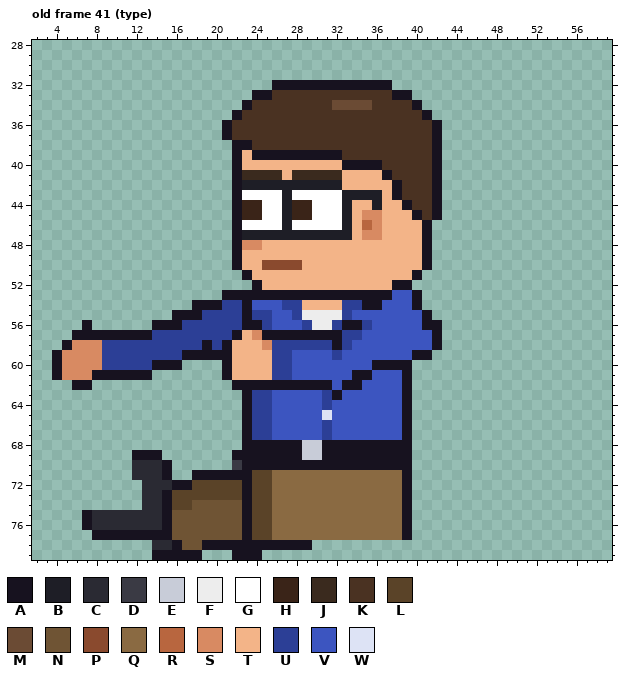
Edited in one commit: pixel-art file (sprites/staff/office_dan_left_anim.aseprite). This is how it looked before the edit.
64x80 pixels, 85 frames. Colours within 5 levels of each other are drawn and written as one. Shown: old frame 41 (type): x 2..59, y 28..79. The commit also changed other frames, which this record leaves out.
Visible layers, top first: "Glasses", "Hair", "Face", "Watch", "Near Arm", "Collar", "Belt", "Shirt", "Body", "Back Arm", "Pants", "Shoes".
Palette (. is transparent): A #17121f  B #1e1e26  C #2a2a33  D #3a3a44  E #c8ccd8  F #ededed  G #ffffff  H #3a2418  J #3a2a1e  K #4a3222  L #5a4328  M #6b4b34  N #6f5434  P #8a4a2e  Q #8a6a42  R #b8663f  S #d88a62  T #f3b488  U #2c3f96  V #3c55c0  W #dde3f5
Pixels before, old frame 41 (type) (only the part around the change), first column x 2:
28 ......................................................
29 ......................................................
30 ......................................................
31 ......................................................
32 ........................AAAAAAAAAAAA..................
33 ......................AAKKKKKKKKKKKKAA................
34 .....................AKKKKKKKKMMMMKKKKA...............
35 ....................AKKKKKKKKKKKKKKKKKKA..............
36 ...................AKKKKKKKKKKKKKKKKKKKKA.............
37 ...................AKKKKKKKKKKKKKKKKKKKKA.............
38 ....................AAKKKKKKKKKKKKKKKKKKA.............
39 ....................ATAAAAAAAAAKKKKKKKKKA.............
40 ....................ATTTTTTTTTTAAAAKKKKKA.............
41 ....................AJJJJTJJJJJTTTTAKKKKA.............
42 ....................ABBBBBBBBBBTTTTTAKKKA.............
43 ....................AGGGGBGGGGGBBBBTAKKKA.............
44 ....................AHHGGBHHGGGBTTBTTAKKA.............
45 ....................AHHGGBHHGGGBTSSTTTAKA.............
46 ....................AGGGGBGGGGGBTRSTTTTA..............
47 ....................ABBBBBBBBBBBTSSTTTTA..............
48 ....................ASSTTTTTTTTTTTTTTTTA..............
49 ....................ATTTTTTTTTTTTTTTTTTA..............
50 ....................ATTPPPPTTTTTTTTTTTTA..............
51 .....................ATTTTTTTTTTTTTTTTA...............
52 ......................ATTTTTTTTTTTTTAA................
53 ...................AAAAAAAAAAAAAAAAAVVA...............
54 ................AAAUUAVVVUUTTTTUUAAVVVA...............
55 ..............AAAUUUUAUUVVUFFFFUVVVVVVVA..............
56 .....A......AAAUUUUUUAAUVVVUFFUAAUVVVVVAA.............
57 ....AAAAAAAAUUUUUUUUATSAAAAAAAAUUVVVVVVVA.............
58 ...ASSSUUUUUUUUUUAUATTTSUUUUUUAUVVVVVVVVA.............
59 ..ASSSSUUUUUUUUAAAAATTTTUUVVVVUVVVVVVVAA..............
60 ..ASSSSUUUUUAAA....ATTTTUUVVVVVVVVAAAA................
61 ..ASSSAAAAAA.......ATTTTUUVVVVVVAAVVVA................
62 ....AA..............AAAAAAAAAAVAAVVVVA................
63 .....................AUUVVVVVUAVVVVVVA................
64 .....................AUUVVVVVUVVVVVVVA................
65 .....................AUUVVVVVWVVVVVVVA................
66 .....................AUUVVVVVUVVVVVVVA................
67 .....................AUUVVVVVUVVVVVVVA................
68 .....................AAAAAAEEAAAAAAAAA................
69 ..........AAA.......AAAAAAAEEAAAAAAAAA................
70 ..........CCCA......DAAAAAAAAAAAAAAAAA................
71 ..........CCCA..AAAAAALLQQQQQQQQQQQQQA................
72 ...........CCCAALLLLLALLQQQQQQQQQQQQQA................
73 ...........CCALLLLLLLALLQQQQQQQQQQQQQA................
74 ...........CCALLNNNNNALLQQQQQQQQQQQQQA................
75 .....ACCCCCCCANNNNNNNALLQQQQQQQQQQQQQA................
76 .....ACCCCCCCANNNNNNNALLQQQQQQQQQQQQQA................
77 ......AAAAAAAANNNNNNNALLQQQQQQQQQQQQQA................
78 ............CCANNAAAAAAAAAAA..........................
79 ............AAAAA...AAA...............................
Now the later version:
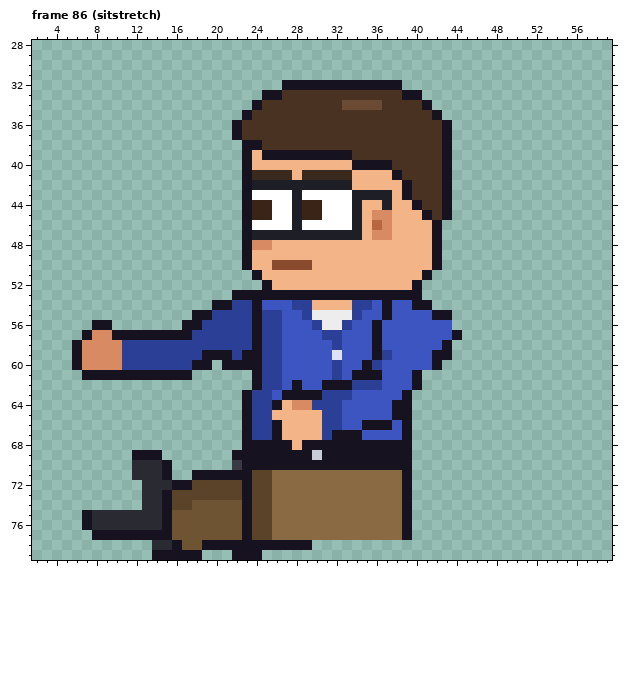
A new or re-ordered frame is compared with the old frame closest to it.
Edits made:
frames 85 -> 123
Changed rows in their new state; - is an unchanged pixel.
Frame 86 (sitstretch) is new; against old frame 41 (type):
first column x 4:
32 ----------------------.-----------A------
33 --------------------.-A-----------K-A----
34 -------------------.A-------K---M---KA---
35 ------------------.A-----------------KA--
36 -----------------.A-------------------KA-
37 -----------------.A-------------------KA-
38 ------------------.-A-----------------KA-
39 ------------------.AT--------A--------KA-
40 ------------------.A---------T---A----KA-
41 ------------------.A---JT----J---TA---KA-
42 ------------------.A---------B----TA--KA-
43 ------------------.A---GB----G---BTA--KA-
44 ------------------.A-H-GB-H--GB-TB-TA-KA-
45 ------------------.A-H-GB-H--GBT-S--TAKA-
46 ------------------.A---GB----GBTRS---TA--
47 ------------------.A----------BT-S---TA--
48 ------------------.A-S---------------TA--
49 ------------------.A-----------------TA--
50 ------------------.A-T---P-----------TA--
51 -------------------.A---------------TA---
52 --------------------.A------------TTA----
53 -----------------.----------------AA-----
54 --------------..-A-UA--V-U---T-UVA---A---
55 ------------..-A---UA-U-VU---FU--A---VAA-
56 ---.AA----...AA----U--U--VU-FUVVA----VVV-
57 --.-SS----AAAA----UUAUUVVVVUUVV-A-----VVA
58 -.A--SS--------U-UUUAU-VVVVVUV--A-----VA-
59 ..A--SS------UU---UAAU-V----W---AU--VVAA-
60 ..A--SS---UUUUAA--AAAU-V----U--AUVVVVVA--
61 ...A------AAAA---...AU-V----U---A--VA----
62 --..--------------..-UUV-VV-A-UUU--VA----
63 -----------------------AAAA-UU-----------
64 ----------------------ATSSU-U-----A------
65 ----------------------TTTTTUU-----A------
66 ----------------------ATTTT-U--AAA-------
67 ----------------------ATTTT-AAA----------
68 ------------------------TAA--------------
69 -------------------------A---------------
Changed places in both pictures, as pixel boxes (x1, y1, x2, y2):
changed: (152, 80, 462, 460)
changed: (52, 320, 122, 390)
